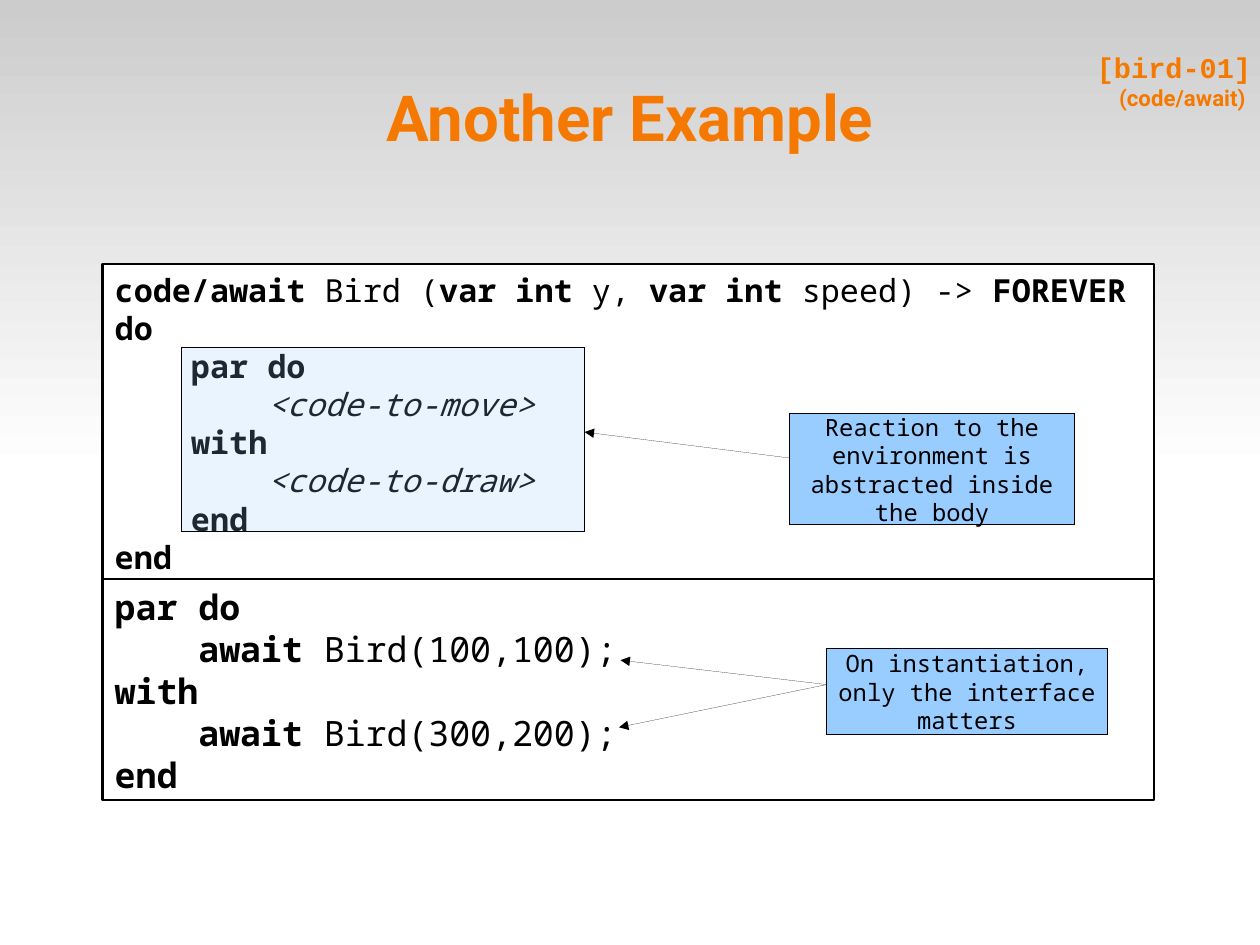
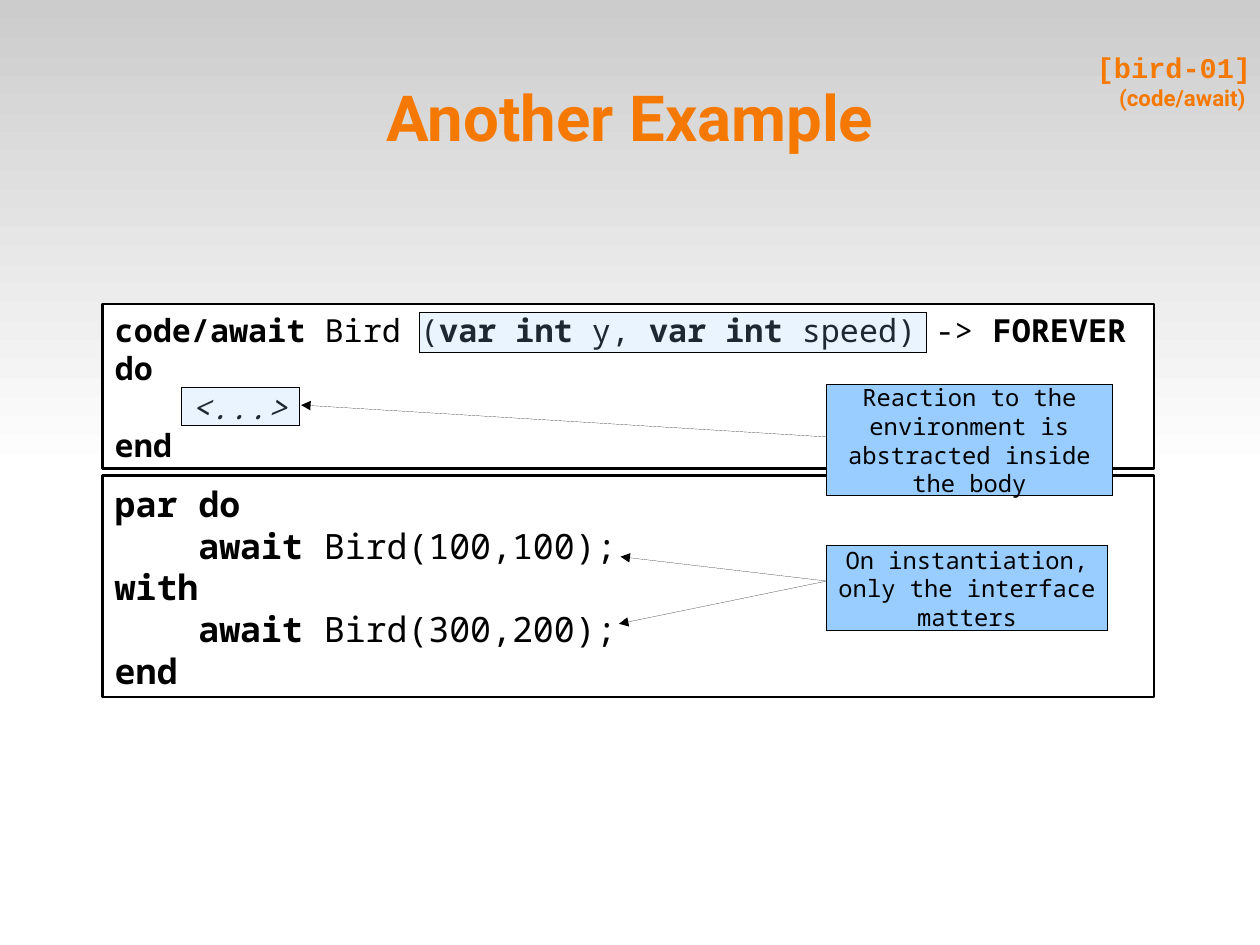
Before and after one commit to fsantanna-no/ceu-docs, a slide deck: slide 15 of ceu_edl.odp. Drawn at 1260x945 pixels with LibreOffice and Linux fonts; fonts in the diff are those of the drawing. Boxes give left, top, right and bottom in pixels: in the first picture for what was removed or moved away, otherwise in the second. Text is boxed around its words. In the diff, an @@ line names an element or a change of style, - is before the commit and + after.

```diff
--- a/ceu_edl.odp
+++ b/ceu_edl.odp
@@ text in rectangle at bbox=[103, 304, 1155, 469]: paragraph removed @@
-end
@@ rectangle "code/await Bird (var int y, ...": place and size @@
-rectangle "code/await Bird (var int y, ..." at bbox=[103, 264, 1155, 579]
+rectangle "code/await Bird (var int y, ..." at bbox=[103, 304, 1155, 469]
@@ rectangle added at bbox=[420, 313, 927, 353], fill #99CCFF at 20% opacity, outline #000000 0 pt @@
@@ rectangle removed at bbox=[182, 348, 584, 532] @@
@@ text in rectangle at bbox=[191, 354, 534, 493]: text changed @@
-par do
-<code-to-move>
-with
-<code-to-draw>
+<...>
@@ rectangle added at bbox=[182, 388, 300, 425], fill #99CCFF at 20% opacity, outline #000000 0 pt @@
@@ rectangle "Reaction to the environment is ...": place and size @@
-rectangle "Reaction to the environment is ..." at bbox=[790, 414, 1076, 525]
+rectangle "Reaction to the environment is ..." at bbox=[827, 384, 1113, 495]
@@ arrow added from (827, 437) to (301, 405), #000000 0 pt @@
@@ rectangle "par do": place and size @@
-rectangle "par do" at bbox=[103, 580, 1155, 802]
+rectangle "par do" at bbox=[103, 476, 1155, 697]
@@ arrow moved from (790, 458) - (584, 432) to (827, 581) - (621, 557) @@
@@ rectangle "On instantiation, only the interface ...": place and size @@
-rectangle "On instantiation, only the interface ..." at bbox=[827, 649, 1108, 735]
+rectangle "On instantiation, only the interface ..." at bbox=[827, 545, 1108, 631]
@@ arrow moved from (827, 685) - (621, 661) to (827, 581) - (620, 624) @@
@@ arrow removed from (827, 685) to (620, 727) @@
```
Also in this commit, not shown: 23 other slides changed, 6 other files.
